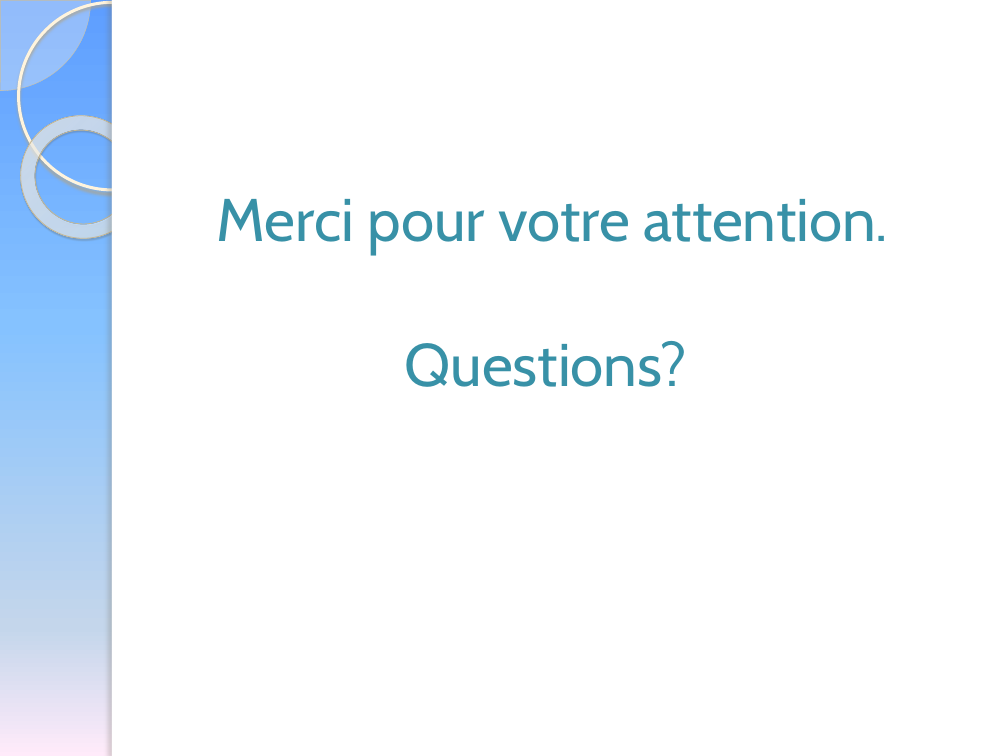
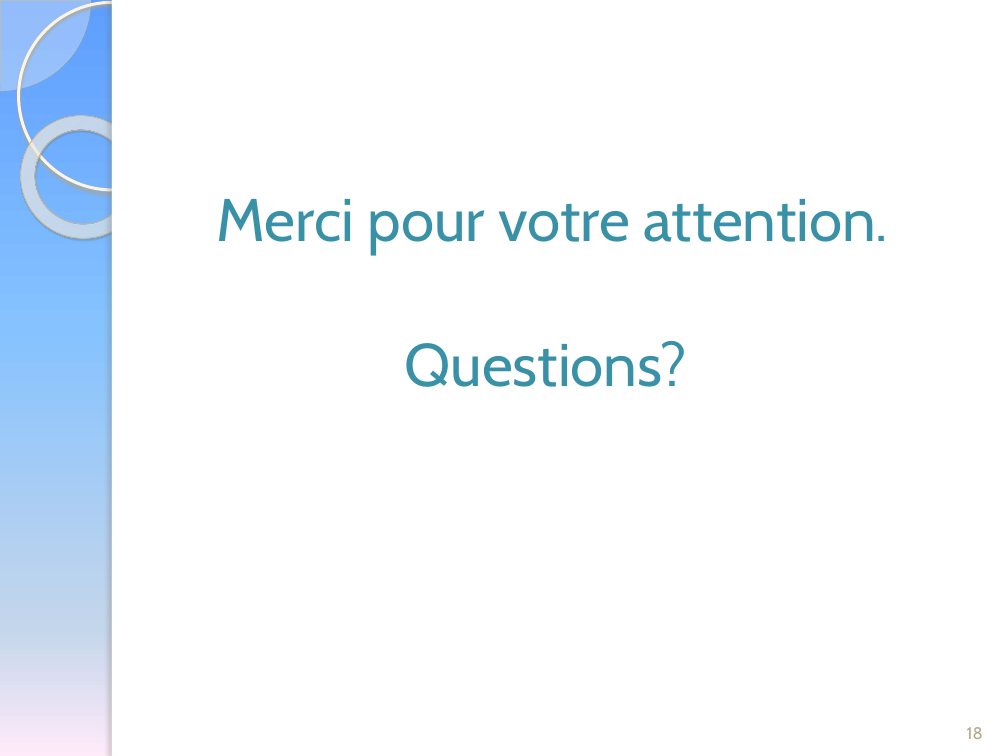
Before and after one commit to Sylphide/ProjetInfo, a slide deck: slide 18 of Présentation Projet Informatique.pptx. Drawn at 1008x756 pixels with LibreOffice and Linux fonts; fonts in the diff are those of the drawing. Boxes give left, top, right and bottom in pixels: in the first picture for what was removed or moved away, otherwise in the second. Text is boxed around its words. In the diff, an @@ line names an element or a change of style, - is before the commit and + after.

```diff
--- a/Présentation Projet Informatique.pptx
+++ b/Présentation Projet Informatique.pptx
@@ page number added at [967,727,983,739], 12 pt, text #B6A98A @@
+18
```
Also in this commit, not shown: 17 other slides changed, 1 other file.
